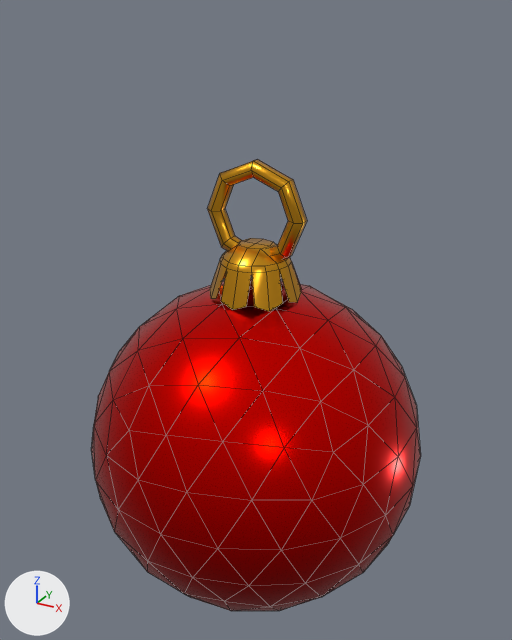
The FBX model Unity Bundle/Assets/BeatLeader/6_Geometry/Ball_1_RedArrow.fbx: old version first, new version second.
Before and after are seen from a camera (50 mm lens) standing at (-0.2459, -0.0983, -0.0694) and looking at (-0.3008, 0.0016, -0.1194). Arrows for +X, +Y and +Z are at lower left; the lights stay in place. Mesh edges are drawn as thin lines. Where no turn or scale is listed for an object, it has been applied to the vertices.

Objects in the first picture: 'Ball_1_RedArrow'.
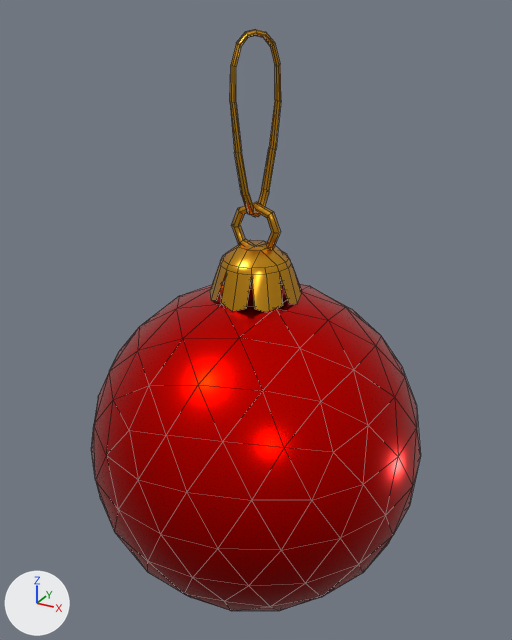
The newer file is also turned or shifted as a whole; pictures and numbers use the older file's frame.

Diff of the bpy script that builds the scene:
```diff
--- a/Unity Bundle/Assets/BeatLeader/6_Geometry/Ball_1_RedArrow.fbx.py
+++ b/Unity Bundle/Assets/BeatLeader/6_Geometry/Ball_1_RedArrow.fbx.py
@@ me_ball_1_redarrow_001 @@
 # used by ob_ball_1_redarrow; location = (-0.3, 0.0, -0.1)
-me_ball_1_redarrow_001.from_pydata(...)  # 299 vertices, 436 faces; spans x -0.03..0.03, y -0.03..0.031, z -0.0726..0.0088
+me_ball_1_redarrow_001.from_pydata(...)  # 427 vertices, 564 faces; spans x -0.03..0.03, y -0.03..0.031, z -0.0726..0.0278
+# me_ball_1_redarrow_001 part 1: the loose piece of 48 vertices spanning x -0.0088..0.0088, y -0.0015..0.0015, z -0.0088..0.0088 is scaled about its middle by 0.5, then moved by (0.0, 0.0, -0.0023)
+# me_ball_1_redarrow_001 part 2: the loose piece of 65 vertices spanning x -0.0078..0.0078, y -0.0078..0.0078, z -0.0138..-0.0048 is moved by (0.0, 0.0, -0.0003)
+# me_ball_1_redarrow_001 part 3: a new loose piece of 128 vertices spanning x -0.0031..0.003, y -0.0033..0.0033, z -0.0004..0.0278, in mat_brass (orange #e7a528)
 me_ball_1_redarrow_001.materials.append(mat_brass)
```

Boxes [x1, y1, x2, y2] around the edits, measured in the pictures (512 x 640 px; the box of a moved part takes in the faces that stretch with it):
'Ball_1_RedArrow', reshaped (29% taller): before [91, 159, 421, 611]; after [91, 29, 421, 611]
part 1 of me_ball_1_redarrow_001, moved or reshaped: before [207, 159, 307, 260]; after [231, 202, 281, 250]
part 2 of me_ball_1_redarrow_001, moved or reshaped: before [210, 238, 302, 311]; after [210, 240, 302, 312]
part 3 of me_ball_1_redarrow_001, added: after [230, 29, 281, 217]
